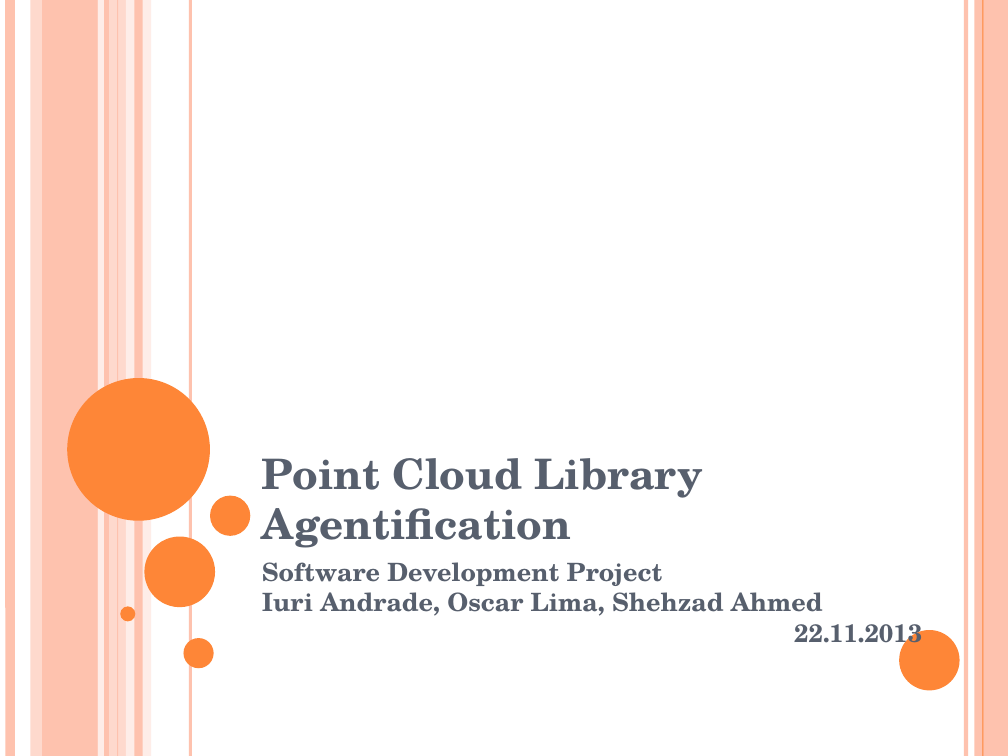
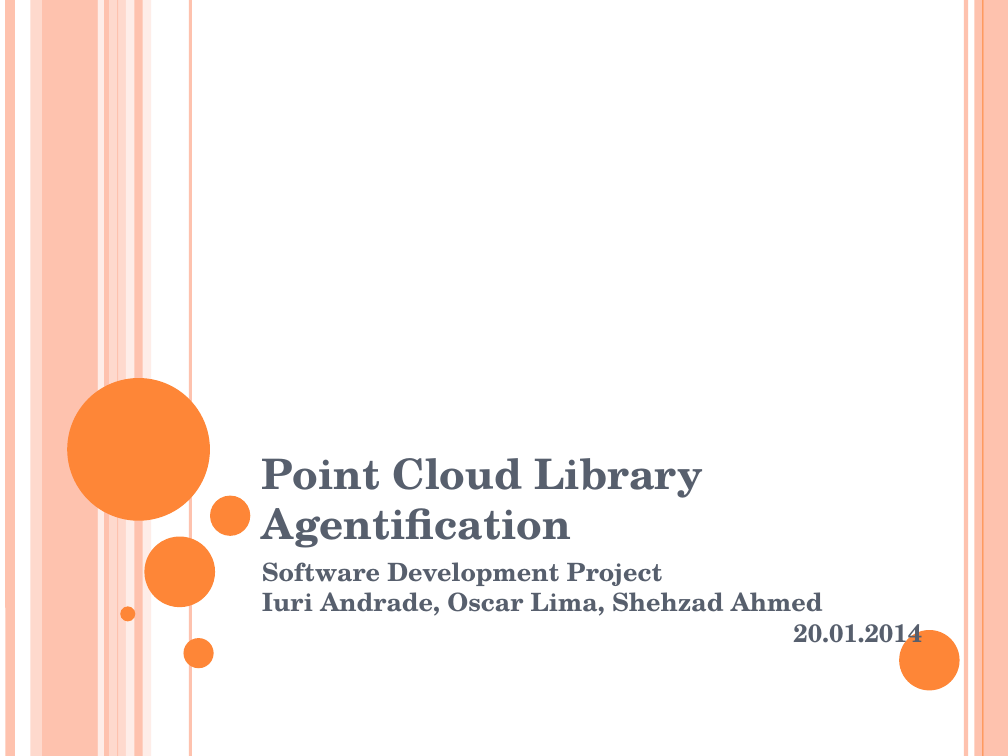
Before and after one commit to oscar-lima/sdp_ws2013_pcl, a slide deck: slide 1 of doc/apcl_presentation.pptx. Drawn at 1008x756 pixels with LibreOffice and Linux fonts; fonts in the diff are those of the drawing. Boxes give left, top, right and bottom in pixels: in the first picture for what was removed or moved away, otherwise in the second. Text is boxed around its words. In the diff, an @@ line names an element or a change of style, - is before the commit and + after.

```diff
--- a/doc/apcl_presentation.pptx
+++ b/doc/apcl_presentation.pptx
@@ text at (x1=793, y1=624, x2=922, y2=651): text changed @@
-22.11.2013
+20.01.2014
```
Also in this commit, not shown: 5 other slides changed, 4 slides added, 2 slides removed.
